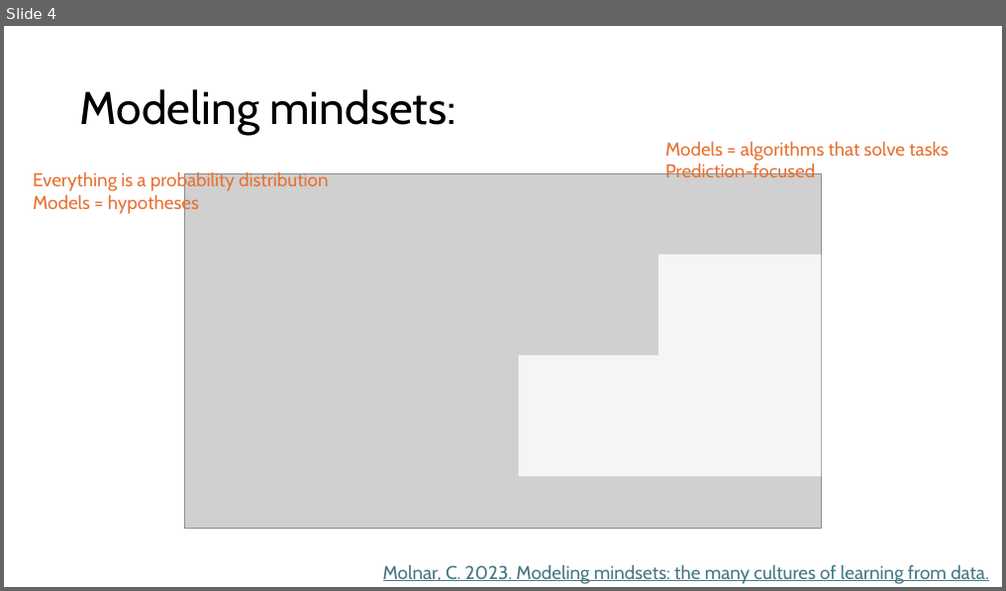
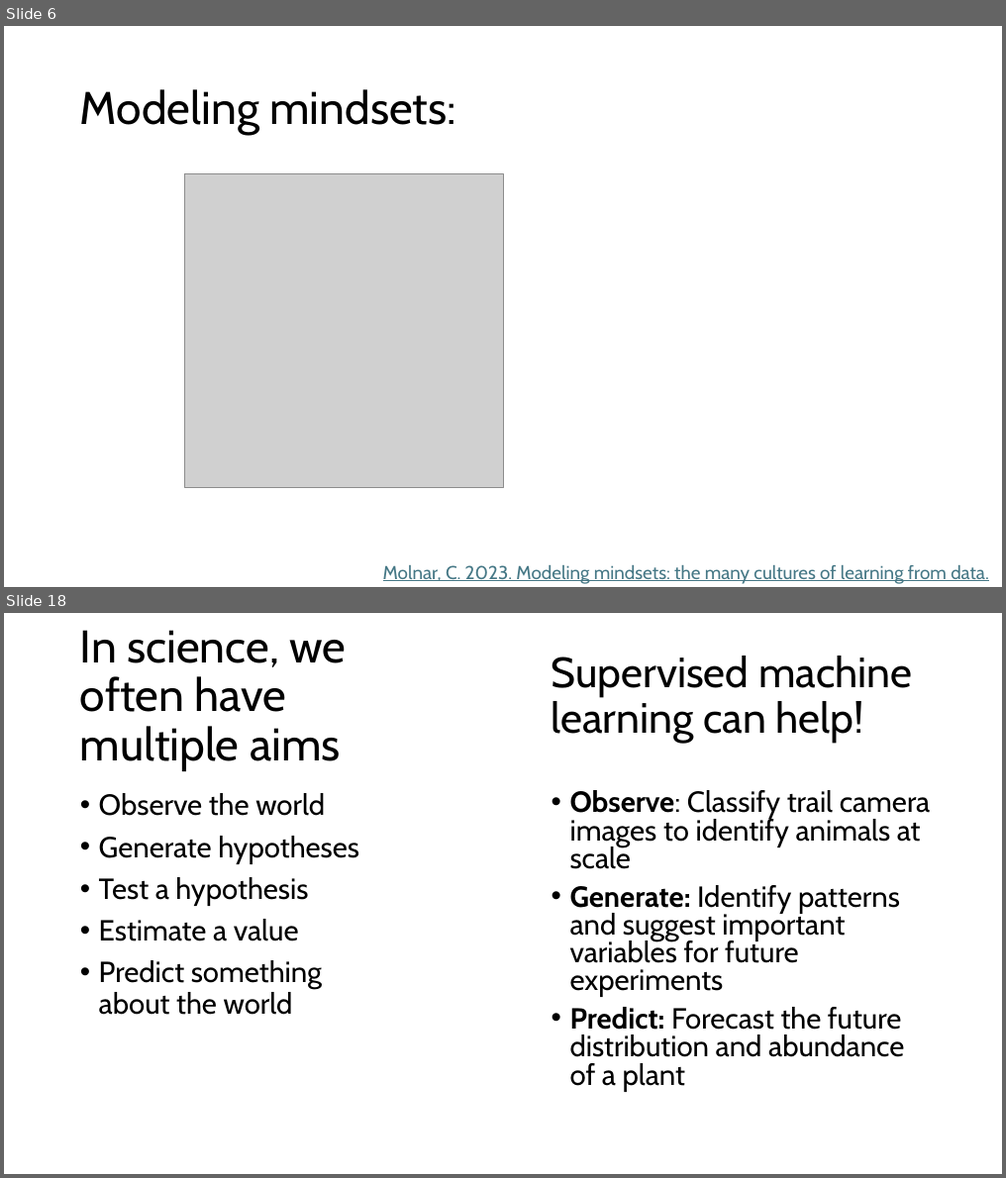
Before and after one commit to grantvagle/ml_methods_workshop, a slide deck: slides/01_what_is_ml.pptx. Shown one above the other, each under a label of ours: slide 4 before the commit, slides 6 and 18 after it; the slides between them are not shown. The pictures are 1006x591 and 1006x1178 pixels, drawn with LibreOffice and Linux fonts; fonts in the diff are those of the drawing; grey boxes stand for pictures. Boxes give left, top, right and bottom in pixels: in the first picture for what was removed or moved away, otherwise in the second. Text is boxed around its words. In the diff, an @@ line names an element or a change of style, - is before the commit and + after.

```diff
--- a/slides/01_what_is_ml.pptx
+++ b/slides/01_what_is_ml.pptx
@@ slide 18 added at (x1=4, y1=613, x2=1002, y2=1174), background #FFFFFF @@
@@ title added at (x1=80, y1=630, x2=346, y2=771), 44 pt, text #000000 @@
+In science, we often have multiple aims
@@ text added at (x1=551, y1=656, x2=912, y2=744), 40.7 pt, text #000000 @@
+Supervised machine learning can help!
@@ text added at (x1=570, y1=790, x2=931, y2=1092), 28 pt, text #000000 @@
+• Observe: Classify trail camera images to identify animals at scale
+• Generate: Identify patterns and suggest important variables for future experiments
+• Predict: Forecast the future distribution and abundance of a plant
@@ text added at (x1=99, y1=793, x2=359, y2=1015), 28 pt, text #000000 @@
+• Observe the world
+• Generate hypotheses
+• Test a hypothesis
+• Estimate a value
+• Predict something about the world
@@ what was slide 4 is now slide 6 @@
@@ slide 6 changed as well @@
@@ text removed at (x1=665, y1=142, x2=948, y2=177) @@
-Models = algorithms that solve tasks
-Prediction-focused
@@ text removed at (x1=33, y1=171, x2=328, y2=214) @@
-Everything is a probability distribution
-Models = hypotheses
@@ picture resized from (x1=185, y1=174, x2=822, y2=528) to (x1=185, y1=174, x2=503, y2=488) @@
@@ corner removed at (x1=519, y1=254, x2=821, y2=476) @@
```
Also in this commit, not shown: 4 other slides changed, 14 other slides added, 3 slides removed.
